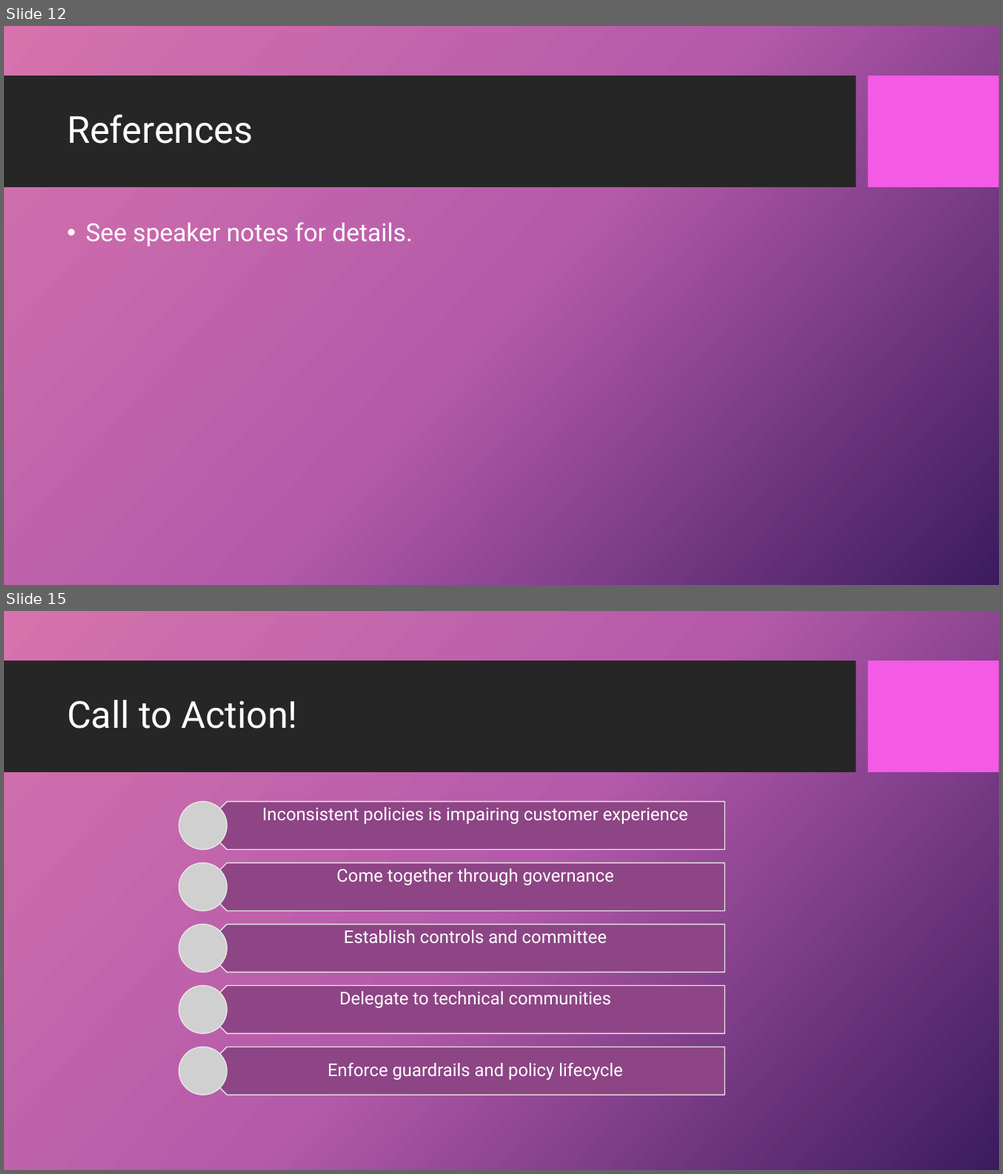
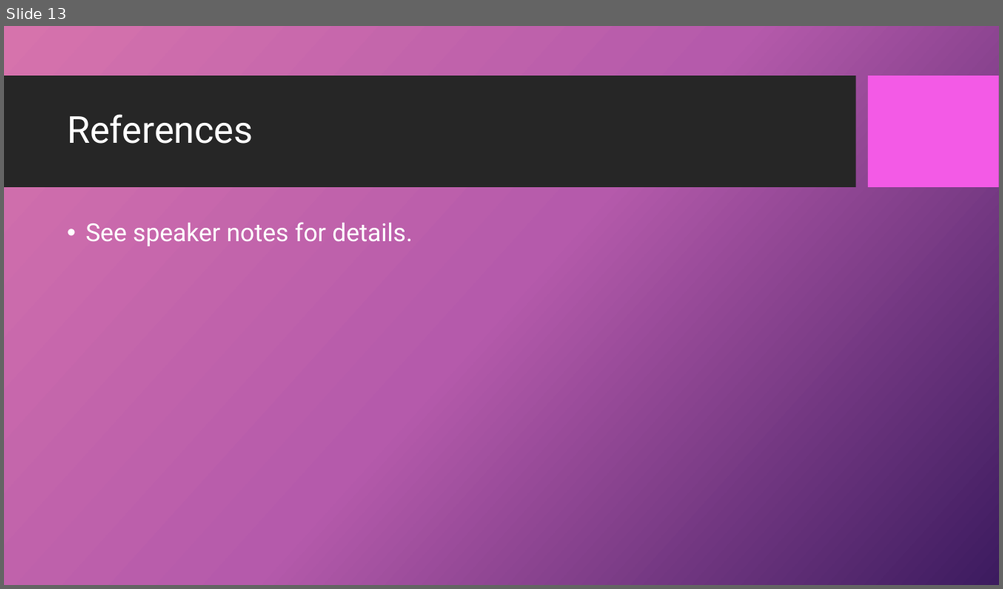
Before and after one commit to dr-natetorious/TIM-8190-Computer_Policy_Strategy, a slide deck: Section3_Implementation/Week8_Present/BachmeierNTIM8190-8.pptx. Shown one above the other, each under a label of ours: slides 12 and 15 before the commit, slide 13 after it; the slides between them are not shown. The pictures are 1003x1174 and 1003x589 pixels, drawn with LibreOffice and Linux fonts; fonts in the diff are those of the drawing; grey boxes stand for pictures; background and template pictures are left out. Boxes give left, top, right and bottom in pixels: in the first picture for what was removed or moved away, otherwise in the second. Text is boxed around its words. In the diff, an @@ line names an element or a change of style, - is before the commit and + after.

```diff
--- a/Section3_Implementation/Week8_Present/BachmeierNTIM8190-8.pptx
+++ b/Section3_Implementation/Week8_Present/BachmeierNTIM8190-8.pptx
@@ slide 15 removed at (x1=4, y1=611, x2=999, y2=1170), background picture (left out); not listed: 2 template elements that a slide beside it also shows @@
@@ title removed at (x1=67, y1=700, x2=297, y2=729) @@
-Call to Action!
@@ group removed at (x1=179, y1=802, x2=725, y2=1095): 5 pentagon arrows, 5 texts, 5 pictures @@
-Inconsistent policies is impairing customer experience
-Come together through governance
-Establish controls and committee
-Delegate to technical communities
-Enforce guardrails and policy lifecycle
@@ what was slide 12 is now slide 13 @@
```
Also in this commit, not shown: 2 slides changed, 1 slide added, 2 other slides removed, 2 other files.
